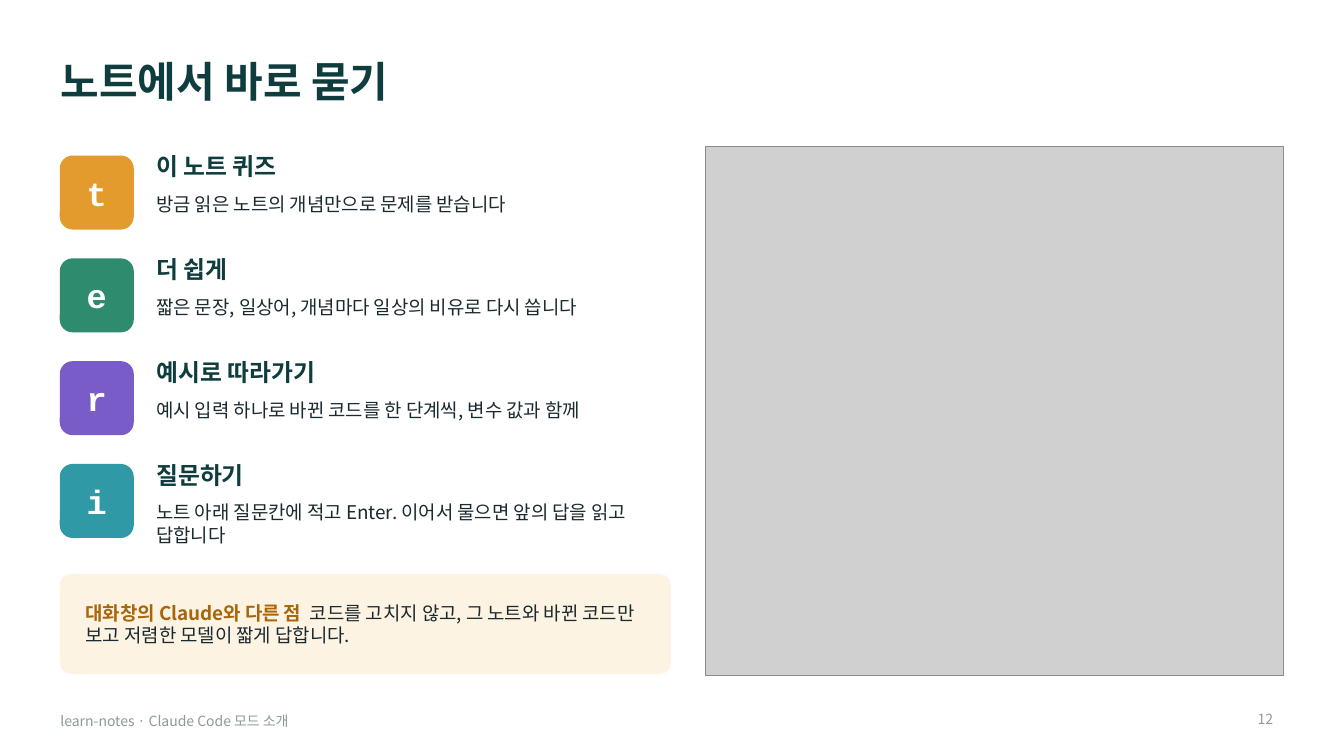
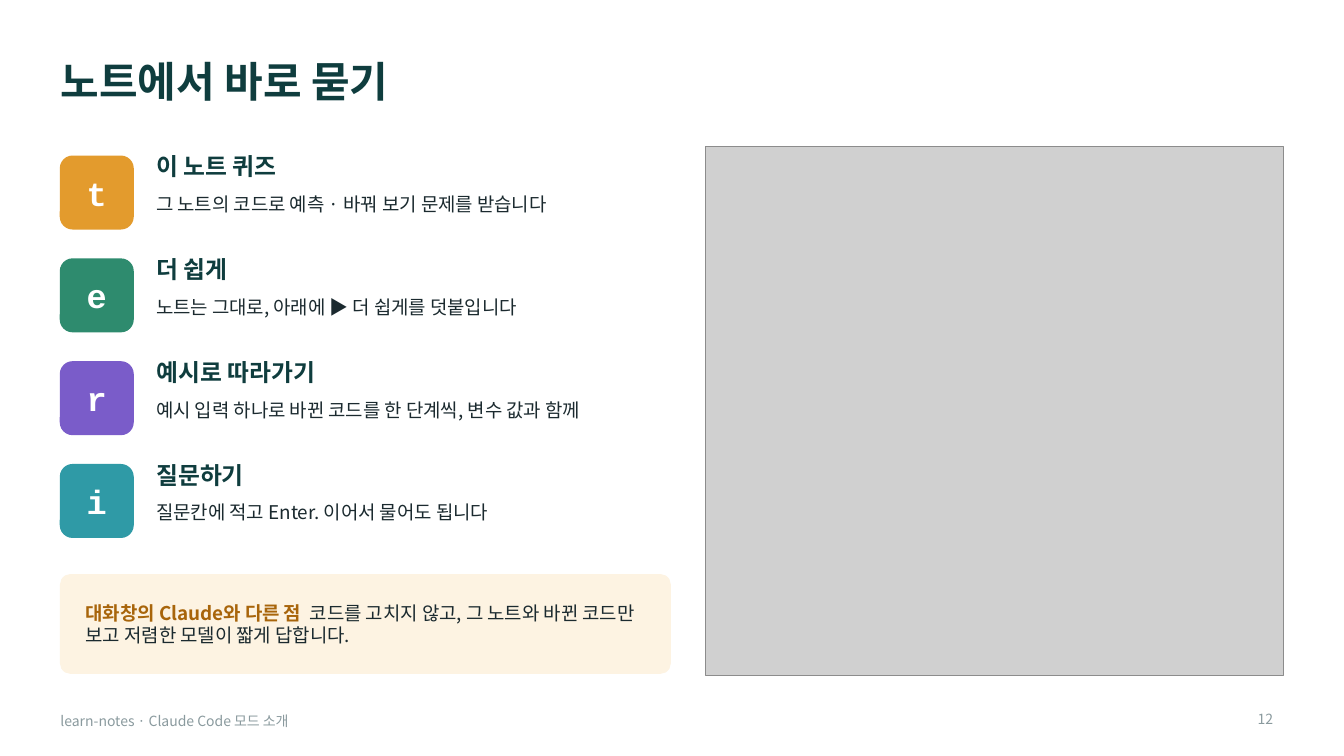
Before and after one commit to Owen-YC/learn-notes, a slide deck: slide 12 of docs/team/learn-notes-intro.pptx. Drawn at 1344x756 pixels with LibreOffice and Linux fonts; fonts in the diff are those of the drawing; grey boxes stand for pictures. Boxes give left, top, right and bottom in pixels: in the first picture for what was removed or moved away, otherwise in the second. Text is boxed around its words. In the diff, an @@ line names an element or a change of style, - is before the commit and + after.

```diff
--- a/docs/team/learn-notes-intro.pptx
+++ b/docs/team/learn-notes-intro.pptx
@@ text at (156,195,546,213): text changed @@
-방금 읽은 노트의 개념만으로 문제를 받습니다
+그 노트의 코드로 예측 · 바꿔 보기 문제를 받습니다
@@ text at (156,298,517,318): text changed @@
-짧은 문장, 일상어, 개념마다 일상의 비유로 다시 씁니다
+노트는 그대로, 아래에 ▶ 더 쉽게를 덧붙입니다
@@ text at (156,503,488,521): text changed @@
-노트 아래 질문칸에 적고 Enter. 이어서 물으면 앞의 답을 읽고 답합니다
+질문칸에 적고 Enter. 이어서 물어도 됩니다
```
Also in this commit, not shown: 12 other slides changed, 2 slides added, 1 slide removed, 13 other files.
